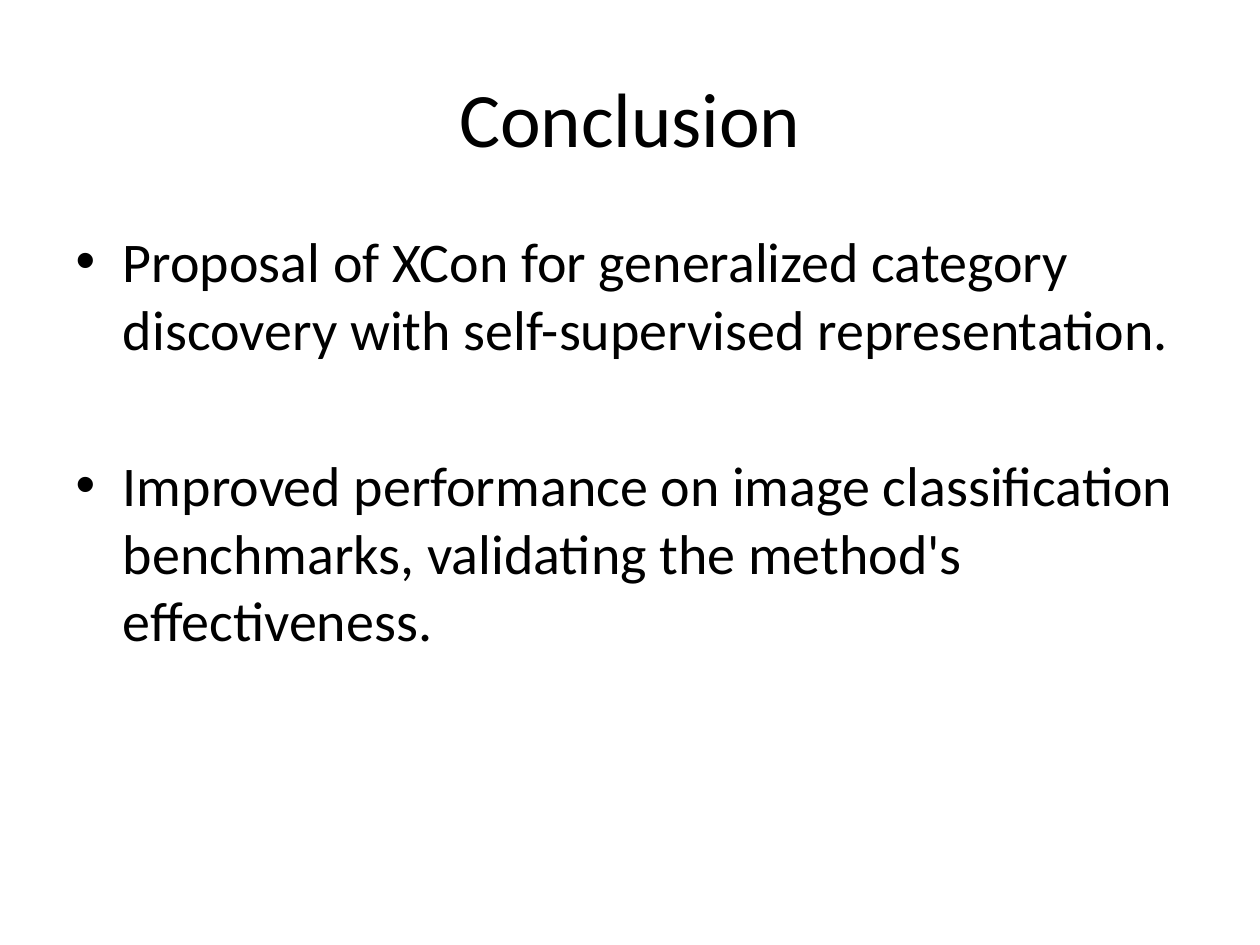
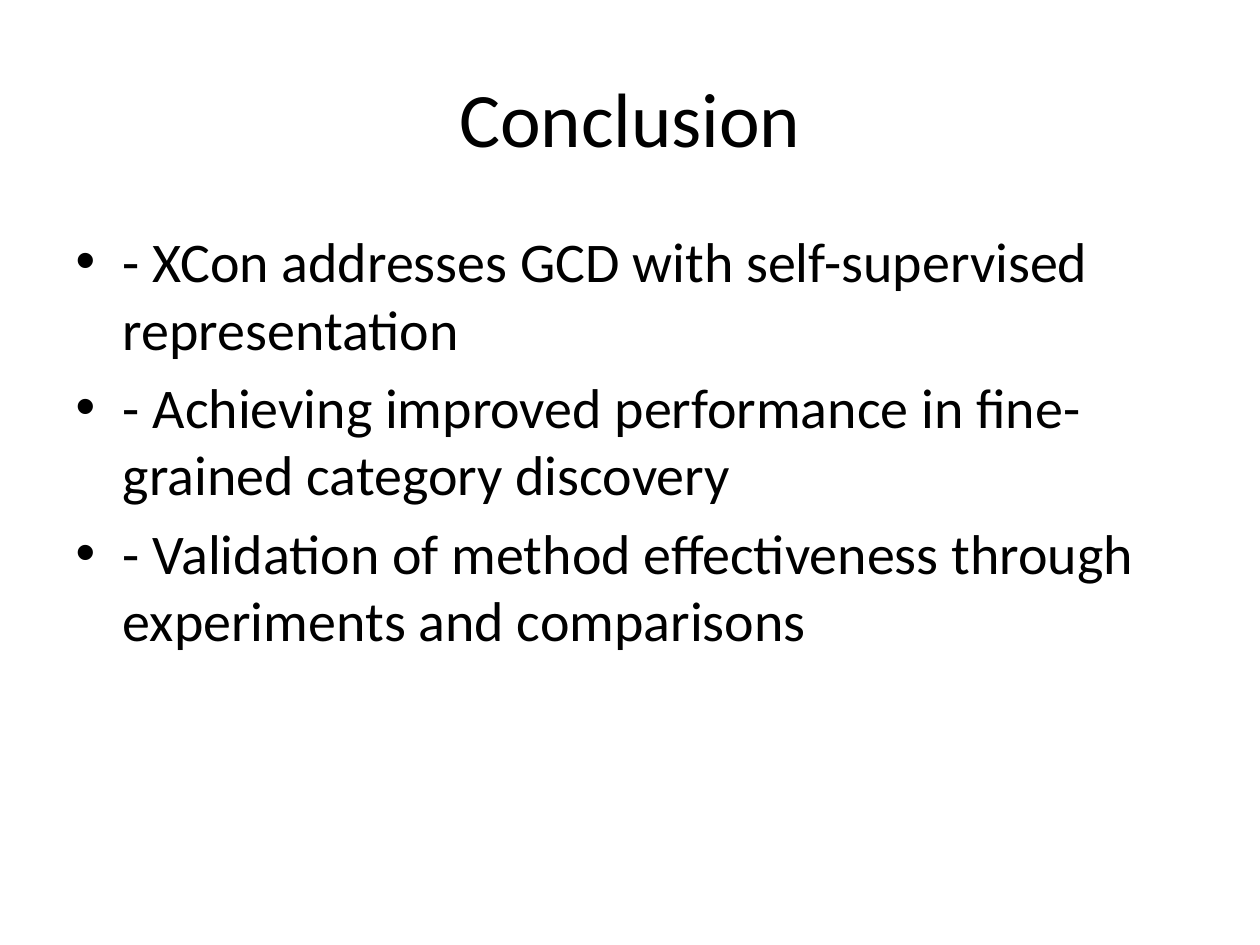
Before and after one commit to StephanieMussi/GRASPER, a slide deck: slide 10 of presentation.pptx (slide 11 before the commit). Drawn at 1260x945 pixels with LibreOffice and Linux fonts; fonts in the diff are those of the drawing. Boxes give left, top, right and bottom in pixels: in the first picture for what was removed or moved away, otherwise in the second. Text is boxed around its words. In the diff, an @@ line names an element or a change of style, - is before the commit and + after.

```diff
--- a/presentation.pptx
+++ b/presentation.pptx
@@ text at bbox=[123, 243, 1132, 650]: text changed @@
-• Proposal of XCon for generalized category discovery with self-supervised representation.
-• Improved performance on image classification benchmarks, validating the method's effectiveness.
+• - XCon addresses GCD with self-supervised representation
+• - Achieving improved performance in fine-grained category discovery
+• - Validation of method effectiveness through experiments and comparisons
```
Also in this commit, not shown: 7 other slides changed, 2 slides added, 5 slides removed, 1 other file.
